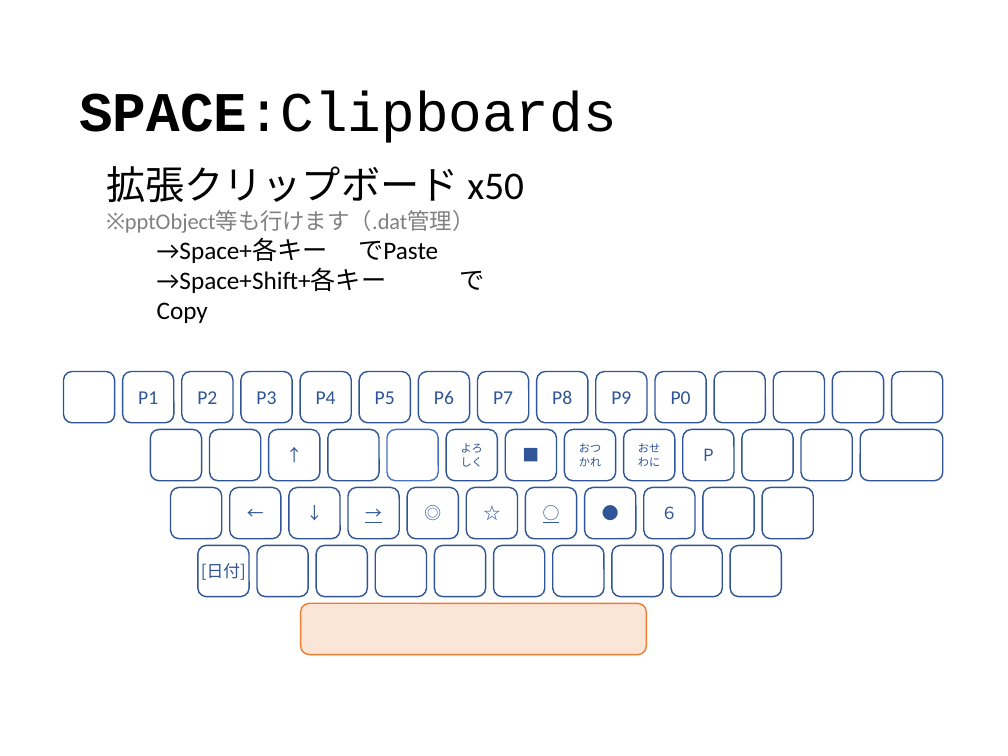
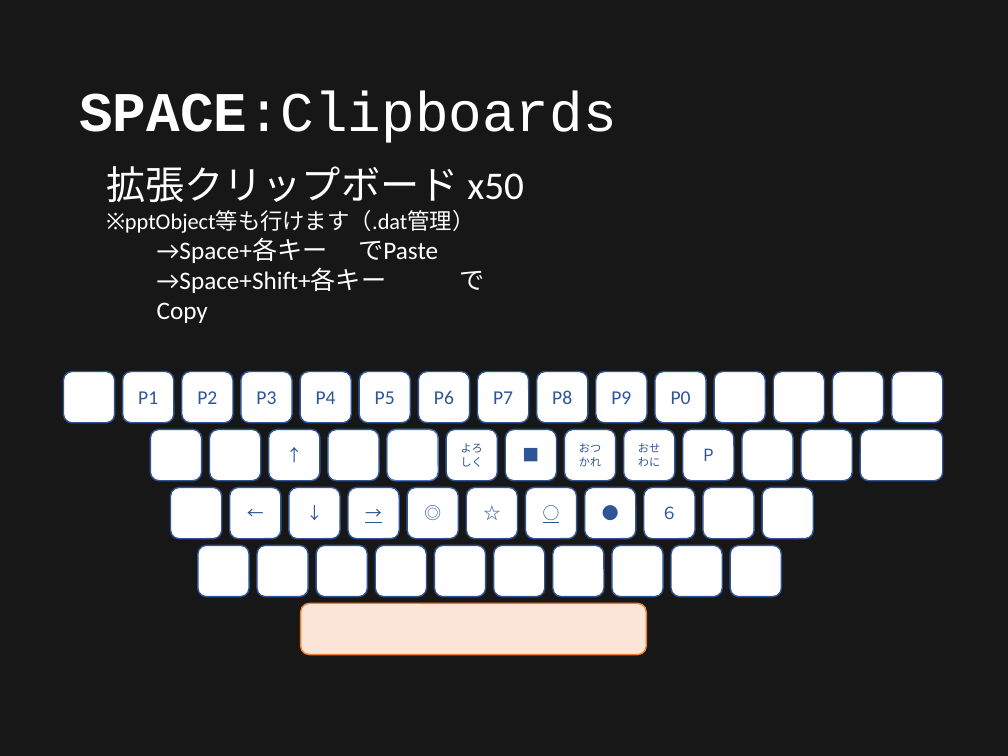
Before and after one commit to ittooo66/myAHK, a slide deck: slide 5 of MANUAL.pptx. Drawn at 1008x756 pixels with LibreOffice and Linux fonts; fonts in the diff are those of the drawing. Boxes give left, top, right and bottom in pixels: in the first picture for what was removed or moved away, otherwise in the second. Text is boxed around its words. In the diff, an @@ line names an element or a change of style, - is before the commit and + after.

```diff
--- a/MANUAL.pptx
+++ b/MANUAL.pptx
@@ background #FFFFFF to #181717 @@
@@ title "SPACE:Clipboards" at box(79, 91, 616, 143): text colour #000000 to #FFFFFF @@
@@ text "拡張クリップボード x50" at box(106, 166, 524, 293): text colour #000000 to #FFFFFF in "拡張クリップボード x50", "→Space+各キー でPaste", "→Space+Shift+各キー でCopy"; text colour #808080 to #FFFFFF in "※pptObject等も行けます（.dat管理）" @@
@@ text in rounded rectangle at box(201, 563, 246, 580): text removed @@
-[日付]
```
Also in this commit, not shown: 11 other slides changed.
